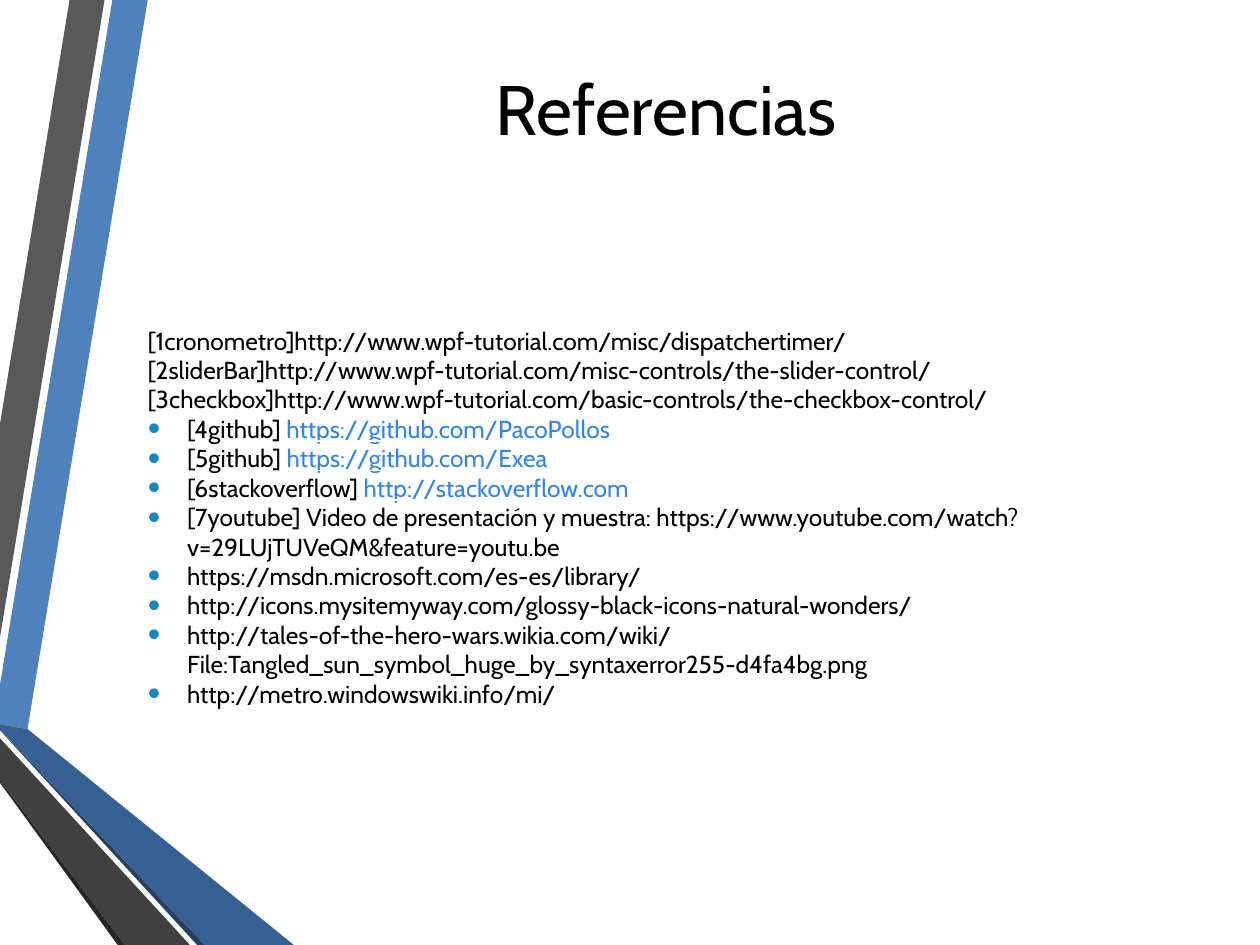
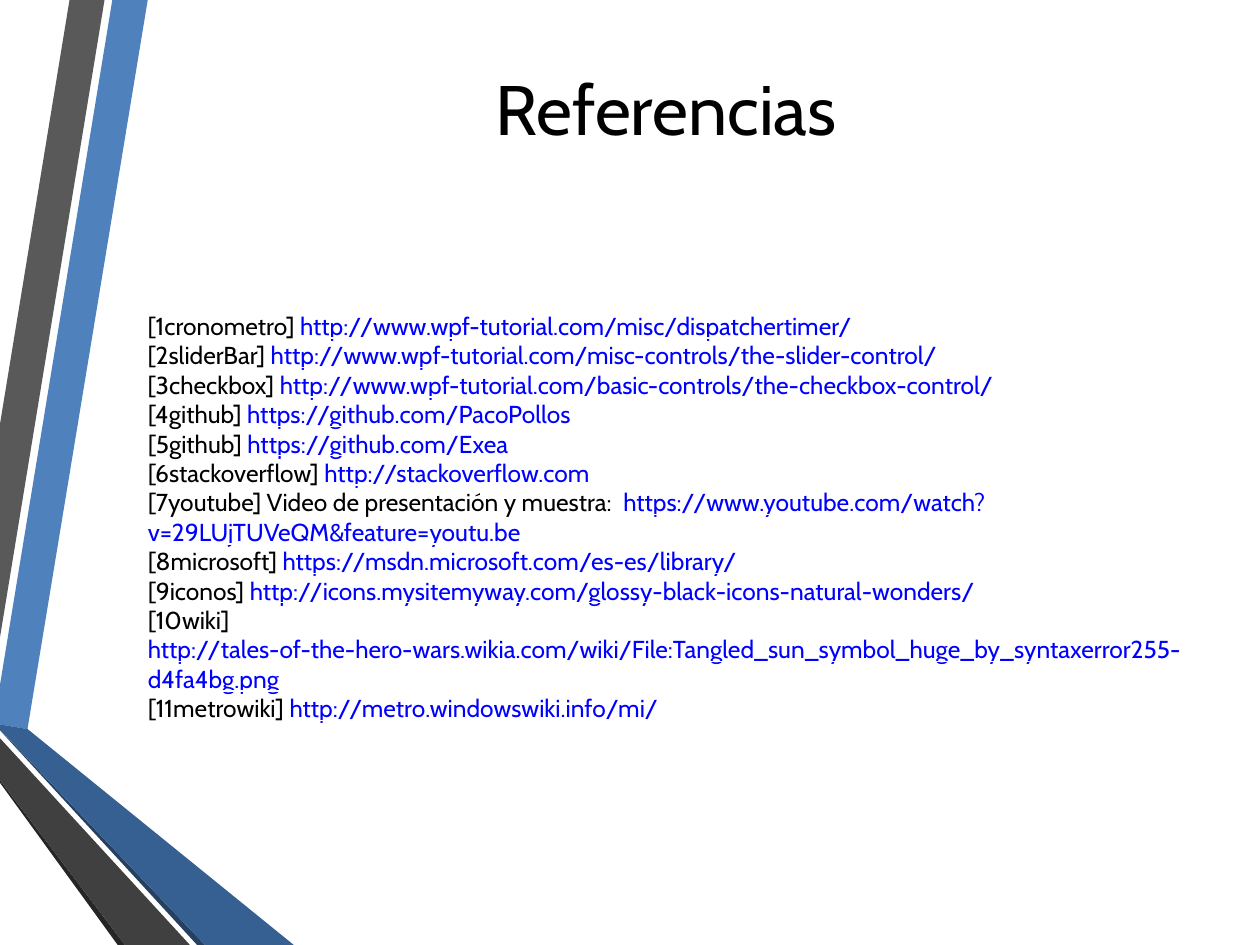
Before and after one commit to FPerezHernandez92/NPI-Kinect-v2, a slide deck: slide 9 of Presentación Práctica 2.pptx. Drawn at 1260x945 pixels with LibreOffice and Linux fonts; fonts in the diff are those of the drawing; background and template pictures are left out. Boxes give left, top, right and bottom in pixels: in the first picture for what was removed or moved away, otherwise in the second. Text is boxed around its words. In the diff, an @@ line names an element or a change of style, - is before the commit and + after.

Commit message:
Presentación y tutorial modificados

```diff
--- a/Presentación Práctica 2.pptx
+++ b/Presentación Práctica 2.pptx
@@ text at (x1=148, y1=316, x2=993, y2=400): text changed; text colour #000000 to #0000FF @@
-[1cronometro]http://www.wpf-tutorial.com/misc/dispatchertimer/
-[2sliderBar]http://www.wpf-tutorial.com/misc-controls/the-slider-control/
-[3checkbox]http://www.wpf-tutorial.com/basic-controls/the-checkbox-control/
+[1cronometro] http://www.wpf-tutorial.com/misc/dispatchertimer/
+[2sliderBar] http://www.wpf-tutorial.com/misc-controls/the-slider-control/
+[3checkbox] http://www.wpf-tutorial.com/basic-controls/the-checkbox-control/
@@ text at (x1=148, y1=404, x2=985, y2=547): text colour #3085ED to #0000FF in "https://github.com/PacoPollos", "https://github.com/Exea", "http://stackoverflow.com"; text colour #000000 to #0000FF, underline on in "https://www.youtube.com/watch?v=29LUjTUVeQM&feature=youtu.be"; bullet • to none @@
@@ text at (x1=148, y1=551, x2=1181, y2=723): text changed; text colour #000000 to #0000FF @@
-• https://msdn.microsoft.com/es-es/library/
-• http://icons.mysitemyway.com/glossy-black-icons-natural-wonders/
-• http://tales-of-the-hero-wars.wikia.com/wiki/File:Tangled_sun_symbol_huge_by_syntaxerror255-d4fa4bg.png
-• http://metro.windowswiki.info/mi/
+[8microsoft] https://msdn.microsoft.com/es-es/library/
+[9iconos] http://icons.mysitemyway.com/glossy-black-icons-natural-wonders/
+[10wiki] http://tales-of-the-hero-wars.wikia.com/wiki/File:Tangled_sun_symbol_huge_by_syntaxerror255-d4fa4bg.png
+[11metrowiki] http://metro.windowswiki.info/mi/
```
Also in this commit, not shown: 1 other slide changed, 2 other files.
